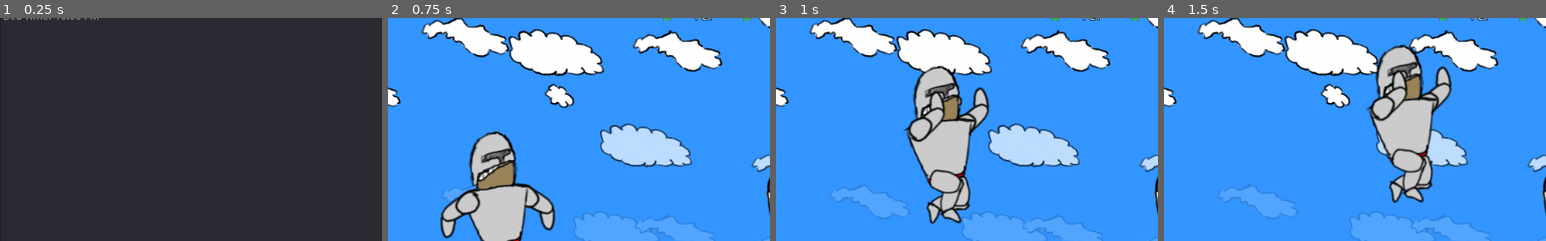
Above: before the commit, frames 1-4 (left to right).
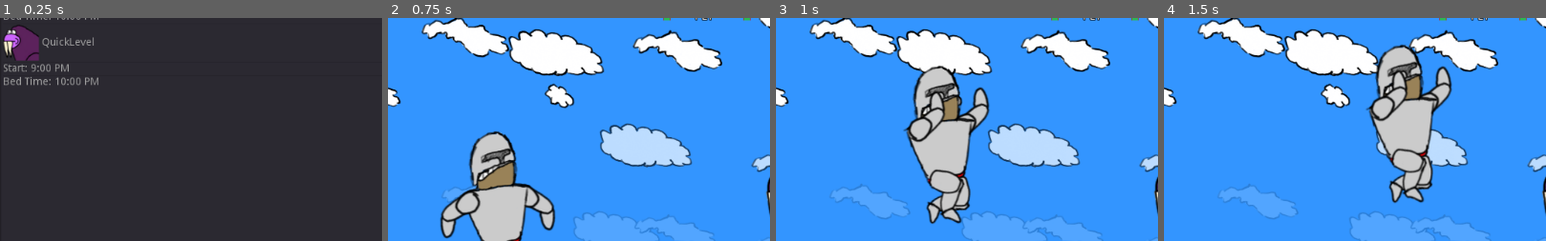
Above: after the commit, the same moments.

Repository: Wall-Dough/unstable
Game: Godot game, scene res://level_select/LevelSelect.tscn
The game is run twice, just before and just after one commit, with the same random seed, the same clock (stepped at 60 frames per second) and the same inputs.
Inputs:
- Up to frame 1 (0.25 s): no input
- Up to frame 2 (0.75 s): tap Enter (ui_accept) at 0.5 s; hold Right (move_right) from 0.53 s (still down); hold S (give) from 0.53 s (still down)
- Up to frame 3 (1 s): keep holding Right (move_right); keep holding S (give); tap Up (jump) at 0.77 s
- Up to frame 4 (1.5 s): release Right (move_right) at 1.28 s; release S (give) at 1.28 s; hold Down (ui_down) from 1.28 s (still down); tap S (give) at 1.35 s
The pictures show only the part of the screen within x 0-50%, y 29-79%; the shares and areas given below are measured in that part.

The runs differ from the first frame. In frame 1, 2.0% of the frame differs, in the area x 1-26%, y 3-31%; in frame 2, nothing differs; in frame 3, nothing differs; in frame 4, nothing differs.

Commit message:
Add quick level (for testing)

Diff:
--- /dev/null
+++ b/level/QuickLevel.tscn
@@ -0,0 +1,6 @@
+[gd_scene load_steps=2 format=2]
+
+[ext_resource path="res://level/Level.tscn" type="PackedScene" id=1]
+
+[node name="QuickLevel" instance=ExtResource( 1 )]
+start_hour = 21
--- a/level_select/LevelSelect.tscn
+++ b/level_select/LevelSelect.tscn
@@ -1,8 +1,9 @@
-[gd_scene load_steps=4 format=2]
+[gd_scene load_steps=5 format=2]
 
 [ext_resource path="res://level_select/LevelSelect.gd" type="Script" id=1]
 [ext_resource path="res://level/Level1.tscn" type="PackedScene" id=2]
 [ext_resource path="res://level/Level2.tscn" type="PackedScene" id=3]
+[ext_resource path="res://level/QuickLevel.tscn" type="PackedScene" id=4]
 
 [node name="LevelSelect" type="Control"]
 anchor_right = 1.0
@@ -11,7 +12,7 @@
 __meta__ = {
 "_edit_use_anchors_": false
 }
-levels = [ ExtResource( 2 ), ExtResource( 3 ) ]
+levels = [ ExtResource( 2 ), ExtResource( 3 ), ExtResource( 4 ) ]
 
 [node name="level_list" type="ItemList" parent="."]
 margin_right = 1024.0
